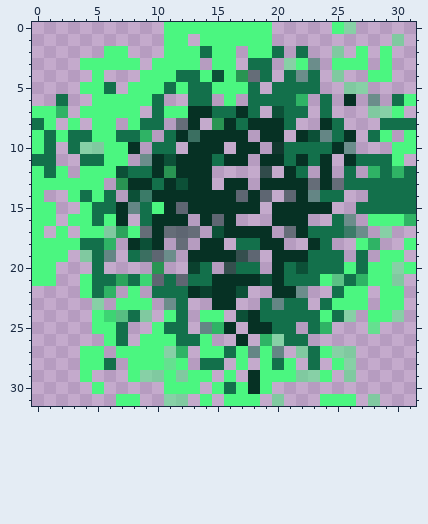
Edited in one commit: pixel-art sprite (Sblorb/sblorb4.png). The picture above is the old version.
The file is 32x32 pixels. Colours within 5 levels of each other are drawn and written as one.
The same view after the edit:
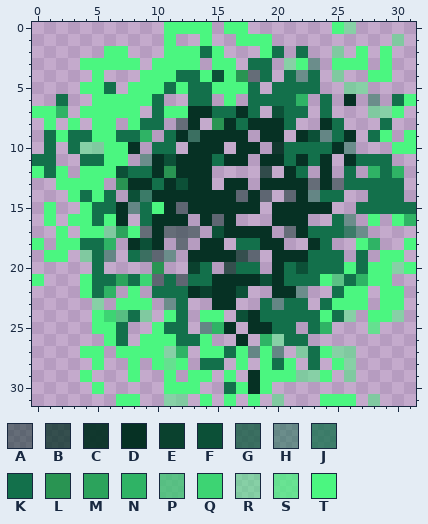
Palette (. is transparent): A #06312480  B #063124c0  C #063124f0  D #063124  E #0a412e  F #0c5037  G #0e5b3ec0  H #13704b80  J #13704bc0  K #13704b  L #299452  M #2ca35c  N #2fb365  P #38c96ec0  Q #3dd473  R #4bf68080  S #4bf680c0  T #4bf680
The exact change:
y 0: x 15 T -> .; x 18..19 TT -> ..
y 1: x 12 T -> .; x 15..16 TT -> ..
y 2: x 16 T -> .; x 18 T -> .
y 8: x 0 K -> .; x 30..31 KK -> ..
y 9..10: x 0 T -> .
y 11: x 30 T -> .
y 12: x 31 K -> .
y 13: x 0..1 TT -> ..; x 31 K -> .
y 14: x 0 T -> .; x 31 K -> .
y 15: x 0 T -> .
y 16: x 0 T -> .; x 29 T -> .
y 17: x 0 T -> .; x 29 R -> .
y 18: x 1 T -> .
y 19: x 0 T -> .
y 20: x 0..1 TT -> ..
y 21: x 1 T -> .; x 30 R -> .
y 28: x 4 T -> .; x 6 K -> .; x 9 T -> .
y 29: x 9..10 RR -> ..; x 12 R -> .
y 30: x 15 T -> .
y 31: x 17 T -> .
Changed places in both pictures, as pixel boxes (x1, y1, x2, y2):
erased: (176, 22, 272, 58)
erased: (32, 118, 56, 286)
erased: (380, 118, 416, 238)
erased: (392, 274, 404, 286)
erased: (80, 358, 248, 406)
